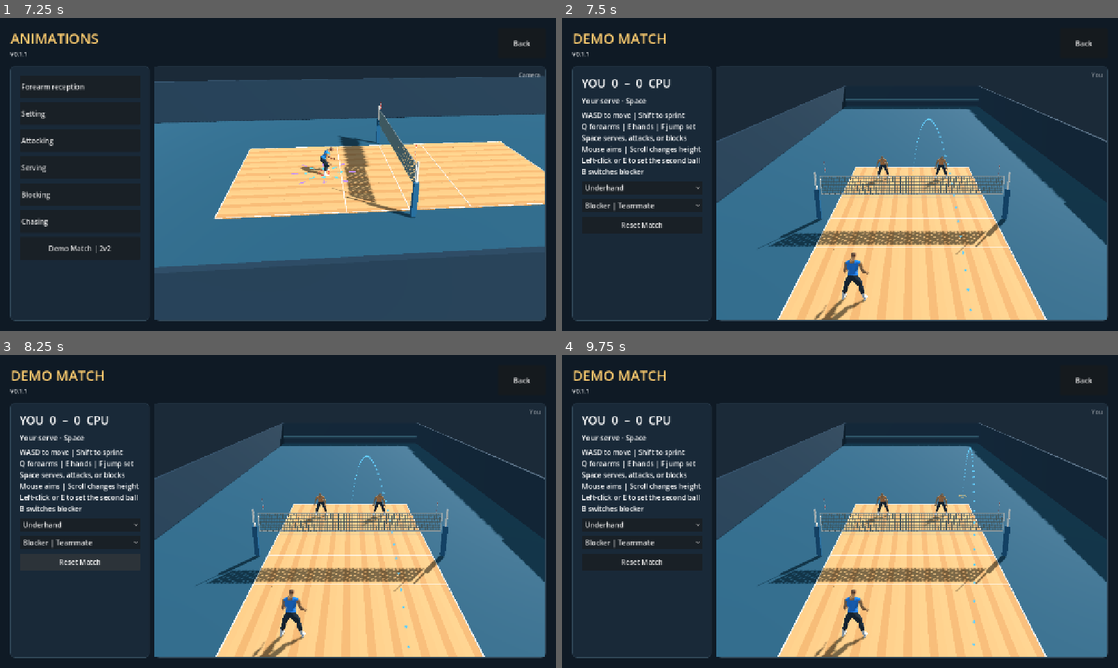
Above: before the commit, frames 1-4 (two rows, left to right).
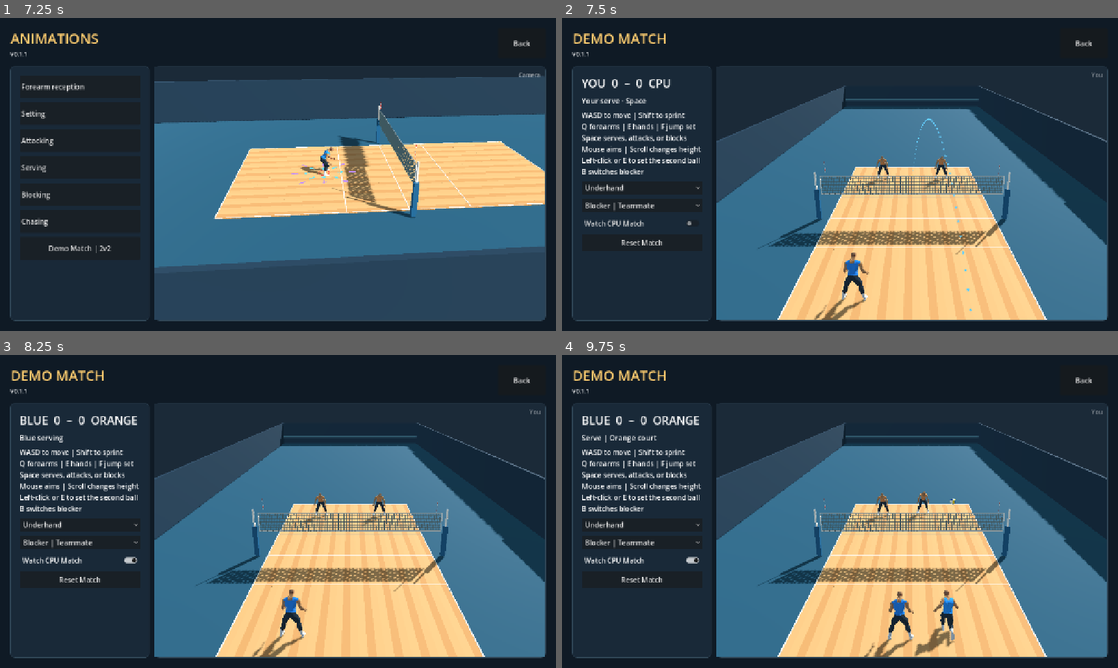
Above: after the commit, the same moments.

Repository: foreandr/volleyball
Game: Godot game, scene res://scenes/main.tscn
Two runs of this game, one before a commit and one after it. Both use one fixed random seed, a clock stepped at 60 frames per second and the inputs below.
Inputs (mouse positions are in pixels of both pictures, inside the frame that each line leads up to):
- Up to frame 1 (7.25 s): click "Story" at 0.5 s; click "Back" at 1.25 s; click "Story" at 2 s; click "New" at 2.75 s; click "Back" at 3.5 s; click "New" at 4.25 s; click "Save" at 5 s; click "Back" at 5.75 s; click "Continue" at 6.5 s
- Up to frame 2 (7.5 s): click "Demo Match | 2v2" at 7.25 s
- Up to frame 3 (8.25 s): click "Reset Match" (after the commit: "Watch CPU Match") at 8 s
- Up to frame 4 (9.75 s): click "Underhand" at 8.75 s; tap Enter at 9.5 s; move the mouse to (962, 495) at 9.52 s; hold Right from 9.53 s (still down); tap Q at 9.6 s; click (962, 495) at 9.67 s

Frame 1 is identical in both runs. In frame 2, 0.3% of the frame differs, in the area x 4-24%, y 64-73%; in frame 3, 0.9%; in frame 4, 2.8%, in the area x 3-75%, y 19-97%.

Commit message:
Add CPU match viewing, floor bounces, and timed jump sets

Diff:
--- a/scripts/setter_jump.gd
+++ b/scripts/setter_jump.gd
@@ -38,6 +38,7 @@
 var approach_plant := false
 var assisted_load_time := APPROACH_LOAD_TIME
 var assisted_height := 0.0
+var standing_load_time := LOAD_TIME
 var approach_lunge := Vector3.ZERO
 var right_foot_start: Vector3
 var left_foot_start: Vector3
@@ -67,6 +68,7 @@
 	heading = travel.normalized() if not travel.is_zero_approx() else actor.basis.z.normalized()
 	approach_lunge = Vector3.ZERO
 	approach_plant = ball_target.is_finite()
+	standing_load_time = LOAD_TIME
 	assisted_load_time = plant_time
 	assisted_height = jump_height
 	lead_step_duration = LEAD_STEP_TIME*tempo
@@ -98,6 +100,12 @@
 		left_plant.y = right_plant.y
 	if not from_sprint: actor.play_action("idle")
 
+func begin_set_jump(actor: Node3D, load: float) -> void:
+	if active: return
+	begin(actor,Vector2.ZERO,Vector3.INF,APPROACH_LOAD_TIME,0.56)
+	standing_load_time = load
+	stride = 0.0
+
 func release() -> void:
 	held = false
 
@@ -105,7 +113,7 @@
 	return air_velocity+heading*(stride*AIR_TRAVEL_FRACTION/air_time)
 
 func load_duration() -> float:
-	return assisted_load_time+lead_time if approach_plant else LOAD_TIME
+	return assisted_load_time+lead_time if approach_plant else standing_load_time
 
 func flight_duration(jump_height: float, assisted: bool) -> float:
 	return FULL_AIR_TIME*sqrt(jump_height/FULL_HEIGHT)*(1.09 if assisted else 1.0)
--- a/scripts/story_animations.gd
+++ b/scripts/story_animations.gd
@@ -264,6 +264,14 @@
 	match_block_choice.focus_mode = Control.FOCUS_NONE
 	content.add_child(match_block_choice)
 	match_block_choice.item_selected.connect(func(index: int): demo_match.set_player_blocks(index == 1))
+	var watch := CheckButton.new()
+	watch.name = "WatchCPUMatch"
+	watch.text = "Watch CPU Match"
+	watch.focus_mode = Control.FOCUS_NONE
+	content.add_child(watch)
+	watch.toggled.connect(func(enabled: bool):
+		demo_match.set_spectator(enabled)
+		preview.grab_focus())
 	content.add_child(button("Reset Match",func():
 		demo_match.reset_match()
 		preview.grab_focus()))
@@ -1855,6 +1863,8 @@
 					demo_match.set_player_blocks(index == 1)
 				KEY_M: StorySession.attack_ball_audio_muted = not StorySession.attack_ball_audio_muted
 				KEY_ESCAPE: open_menu()
+		if event.keycode in [KEY_Q,KEY_E,KEY_I,KEY_F,KEY_B,KEY_M,KEY_ESCAPE]:
+			get_viewport().set_input_as_handled()
 		return
 	if is_instance_valid(blocking_practice) and event is InputEventKey:
 		if event.echo: return
--- a/scripts/volleyball_match.gd
+++ b/scripts/volleyball_match.gd
@@ -54,6 +54,15 @@
 var rallies := 0
 var ready_age := 0.0
 var dead_age := 0.0
+var bounce_origin := Vector3.ZERO
+var bounce_velocity := Vector3.ZERO
+var bounce_end := 0.0
+var spectator := false
+var key_labels: Array[Label3D] = []
+var key_until := [0.0,0.0,0.0,0.0]
+var defender_assignment := [-1,-1]
+var cpu_dump := false
+var jump_set_started := [false,false,false,false]
 var elapsed := 0.0
 var origin := Vector3.ZERO
 var velocity := Vector3.ZERO
@@ -148,6 +157,16 @@
 	player_label.pixel_size = 0.007
 	player_label.no_depth_test = true
 	add_child(player_label)
+	for index in players.size():
+		var key := Label3D.new()
+		key.billboard = BaseMaterial3D.BILLBOARD_ENABLED
+		key.font_size = 42
+		key.outline_size = 13
+		key.pixel_size = 0.0065
+		key.no_depth_test = true
+		key.modulate = Color("ffd278")
+		add_child(key)
+		key_labels.append(key)
 	trajectory = ImmediateMesh.new()
 	trajectory_node = MeshInstance3D.new()
 	trajectory_node.mesh = trajectory
@@ -172,6 +191,18 @@
 func team(index: int) -> int:
 	return index >> 1
 
+func is_human(index: int) -> bool:
+	return index == 0 and not spectator
+
+func set_spectator(value: bool) -> void:
+	if spectator == value: return
+	spectator = value
+	reset_match()
+
+func show_key(index: int, caption: String) -> void:
+	key_labels[index].text = caption
+	key_until[index] = match_clock+0.64
+
 func server_index() -> int:
 	return service_team*2+server_slot[service_team]
 
@@ -188,6 +219,9 @@
 func begin_point() -> void:
 	last_input_at = -INF
 	last_input_technique = -1
+	bounce_end = 0.0
+	key_until = [0.0,0.0,0.0,0.0]
+	defender_assignment = [-1,-1]
 	for index in players.size():
 		var actor := players[index]
 		actor.position = Vector3(-2.1 if index%2 == 0 else 2.1,0.04,-2.6)
@@ -212,7 +246,7 @@
 	ball.hide()
 	aim_ring.hide()
 	trajectory_node.hide()
-	var style: int = serve_style if server_index() == 0 else rallies%SERVES.size()
+	var style: int = serve_style if is_human(server_index()) else rallies%SERVES.size()
 	prepare_serve(style)
 	update_score()
 
@@ -226,19 +260,20 @@
 	frames[side].add_child(serve)
 	var x := -1.6 if index%2 == 0 else 1.6
 	serve.configure(players[index],Vector3(x,0.04,SERVICE_START[style]))
-	serve.aim(Vector3(randf_range(-3.35,3.35),Flight.FLOOR,randf_range(9.2,12.4)) if index != 0 else Vector3(0.0,Flight.FLOOR,10.7))
-	serve.aim_ring.visible = index == 0
-	serve.path_preview.visible = index == 0
+	serve.aim(Vector3(randf_range(-3.35,3.35),Flight.FLOOR,randf_range(9.2,12.4)) if not is_human(index) else Vector3(0.0,Flight.FLOOR,10.7))
+	serve.aim_ring.visible = is_human(index)
+	serve.path_preview.visible = is_human(index)
 	serve_pending = false
-	info.text = ["Your serve · Space","Teammate serving","Opponents serving"][0 if index == 0 else (1 if side == 0 else 2)]
+	info.text = ("Blue serving" if side == 0 else "Orange serving") if spectator else ["Your serve · Space","Teammate serving","Opponents serving"][0 if index == 0 else (1 if side == 0 else 2)]
 
 func set_serve_style(style: int) -> void:
 	serve_style = style
-	if phase == Phase.READY and server_index() == 0 and not serve_pending: prepare_serve(style)
+	if phase == Phase.READY and is_human(server_index()) and not serve_pending: prepare_serve(style)
 
 func set_aim(point: Vector3) -> void:
+	if spectator: return
 	aim_point = point
-	if phase == Phase.READY and server_index() == 0 and not serve_pending and point.z > Net.NET_Z:
+	if phase == Phase.READY and is_human(server_index()) and not serve_pending and point.z > Net.NET_Z:
 		serve.aim(Vector3(clampf(point.x,-7.0,7.0),Flight.FLOOR,clampf(point.z,4.4,16.0)))
 	if phase != Phase.LIVE: return
 	var driver := attackers[0]
@@ -246,10 +281,11 @@
 		driver.swing_aim = frames[0].to_local(point)
 
 func change_arc(amount: float) -> void:
-	if phase == Phase.READY and server_index() == 0 and not serve_pending: serve.change_arc(amount)
+	if phase == Phase.READY and is_human(server_index()) and not serve_pending: serve.change_arc(amount)
 	else: pass_height = clampf(pass_height+amount,3.45,7.0)
 
 func input_space(pressed: bool) -> void:
+	if spectator: return
 	space_held = pressed
 	if phase == Phase.FINISHED: return
 	if phase == Phase.READY and server_index() == 0 and pressed:
@@ -257,10 +293,12 @@
 		return
 	var driver := attackers[0]
 	if driver.enabled and driver.setter == human and driver.stage == driver.Stage.SET:
-		if pressed: driver.queue_jump(Vector2.ZERO)
+		if pressed:
+			driver.queue_jump(Vector2.ZERO)
+			show_key(0,"Space")
 		else: driver.release_approach_jump()
 	elif pressed and player_blocks and phase == Phase.LIVE and receiving_team == 0 and human.position.z >= 2.25:
-		if flight_kind == "spike": start_block(0)
+		if flight_kind in ["spike","dump"] or (flight_kind == "pass" and possession_team == 1 and touches == 1): start_block(0)
 	elif pressed and player_blocks and phase == Phase.LIVE and expected_hitter >= 2 and human.position.z >= 2.25:
 		start_block(0)
 
@@ -269,6 +307,7 @@
 		input_receive(1)
 
 func input_receive(technique: int) -> void:
+	if spectator: return
 	if phase != Phase.LIVE: return
 	var bump := platforms[0]
 	if is_finite(bump.pressed_at):
@@ -278,16 +317,18 @@
 	last_input_technique = technique
 	requested = technique
 	request_age = elapsed
+	next_touch_cue = INF
 	if receiving_team == 0 and not blocks.has(0):
 		queue_receive(0,technique)
 
 func start_serve() -> void:
 	if serve_pending: return
 	serve_pending = true
+	show_key(server_index(),"Space")
 	serve.serve()
 
 func update_score() -> void:
-	score_label.text = "YOU  %d  –  %d  CPU" % [score[0],score[1]]
+	score_label.text = ("BLUE  %d  –  %d  ORANGE" if spectator else "YOU  %d  –  %d  CPU") % [score[0],score[1]]
 
 func award(side: int, reason: String) -> void:
 	if phase != Phase.LIVE: return
@@ -304,13 +345,16 @@
 Space to play again"
 	else:
 		phase = Phase.DEAD
-		info.text = ("Your point" if side == 0 else "CPU point")+" · "+reason
+		var winner := ("Blue point" if side == 0 else "Orange point") if spectator else ("Your point" if side == 0 else "CPU point")
+		info.text = winner+" · "+reason
 
 func reset_receives() -> void:
 	for bump in platforms:
 		bump.reset()
 		bump.hide()
 	cpu_choice = -1
+	cpu_dump = false
+	jump_set_started = [false,false,false,false]
 	next_touch_cue = INF
 	requested = -1
 	request_age = -INF
@@ -339,8 +383,8 @@
 			net_hit.velocity = serve.global_basis*net_hit.velocity
 			if team(from) == 1: net_hit.side = -float(net_hit.side)
 		duration = serve.planned_duration
-	if kind == "spike" or kind == "free": receiving_team = 1-team(from)
-	if kind == "pass" and from == 1 and receiving_team == 0 and match_clock-last_input_at <= 0.35:
+	if kind in ["spike","free","dump"]: receiving_team = 1-team(from)
+	if not spectator and kind == "pass" and from == 1 and receiving_team == 0 and match_clock-last_input_at <= 0.35:
 		requested = last_input_technique
 		request_age = 0.0
 		queue_receive(0,requested)
@@ -348,7 +392,7 @@
 		var side := team(hitter)
 		var frame := frames[side]
 		var shot := choose_shot(hitter)
-		attackers[side].start_set(players[hitter],frame.to_local(origin),frame.global_basis.inverse()*velocity,frame.to_local(set_pin),shot,0.0,hitter != 0 or space_held)
+		attackers[side].start_set(players[hitter],frame.to_local(origin),frame.global_basis.inverse()*velocity,frame.to_local(set_pin),shot,0.0,is_human(hitter) and space_held)
 	ball.global_position = point
 	ball.show()
 
@@ -368,7 +412,7 @@
 	return local.slide(Vector3.UP).normalized()
 
 func choose_shot(index: int) -> Vector3:
-	if index == 0 and aim_point.is_finite() and aim_point.z > Net.NET_Z:
+	if is_human(index) and aim_point.is_finite() and aim_point.z > Net.NET_Z:
 		return Vector3(clampf(aim_point.x,-6.5,6.5),Flight.FLOOR,clampf(aim_point.z,4.5,15.0))
 	var opposite := players[(1-team(index))*2].position.x
 	return Vector3(clampf(opposite+randf_range(-1.8,1.8),-3.9,3.9),Flight.FLOOR,randf_range(8.0,12.3))
@@ -401,7 +445,7 @@
 
 func set_pin_for(index: int) -> Vector3:
 	var frame := frames[team(index)]
-	if index == 0 and aim_point.is_finite():
+	if is_human(index) and aim_point.is_finite():
 		var point := frame.to_local(aim_point)
 		if point.z <= Net.NET_Z: return Vector3(clampf(point.x,-4.6,4.6),0.065,clampf(point.z,-1.6,3.62))
 	var hitter := players[index^1]
@@ -414,13 +458,14 @@
 	bump.hand_setting = technique != 0
 	bump.quick_hand_receive = technique == 1 and (team(index) != possession_team or touches == 0)
 	bump.forearm_setting = team(index) == possession_team and touches == 1
-	bump.green_hand_allowance = 0.50 if index == 0 and bump.forearm_setting else 0.38
-	bump.defensive_hand_dig = flight_kind == "spike"
-	bump.allow_auto_dive = flight_kind != "spike"
+	bump.green_hand_allowance = 0.50 if is_human(index) and bump.forearm_setting else 0.38
+	bump.green_forearm_allowance = 0.48 if is_human(index) else 0.30
+	bump.green_start = 0.0 if is_human(index) else 0.01
+	bump.green_end = 0.78 if is_human(index) else 0.55
+	bump.defensive_hand_dig = flight_kind in ["spike","dump"] and technique == 1
+	bump.allow_auto_dive = flight_kind not in ["spike","dump"]
 	bump.queue_bump(elapsed)
-	if technique == 2 and not set_jumps[index].active:
-		set_jumps[index].front_limit = 3.35
-		set_jumps[index].begin(players[index],Vector2.ZERO)
+	show_key(index,["Q","E","F"][technique])
 
 func aim_receive(index: int) -> void:
 	var bump := platforms[index]
@@ -429,10 +474,10 @@
 	var teammate := players[index^1]
 	var destination := teammate.position
 	destination.z = clampf(destination.z+0.65,-2.7,2.85)
-	if index == 0 and aim_point.is_finite(): destination = frame.to_local(aim_point)
-	elif side == possession_team and touches >= 2: destination = choose_shot(index)
+	if is_human(index) and aim_point.is_finite(): destination = frame.to_local(aim_point)
+	elif side == possession_team and (touches >= 2 or (cpu_dump and index == cpu_choice)): destination = choose_shot(index)
 	bump.destination = Vector2(clampf(destination.x,-6.5,6.5),clampf(destination.z,-6.0,13.0))
-	bump.height = pass_height if index == 0 else (5.05 if side == possession_team and touches == 1 else 4.55)
+	bump.height = pass_height if is_human(index) else (5.05 if side == possession_team and touches == 1 else 4.55)
 
 func receive_contact(index: int, world_point: Vector3, world_motion: Vector3, technique: int) -> void:
 	if frames[team(index)].to_local(world_point).z > Net.NET_Z+0.07: return
@@ -443,10 +488,10 @@
 	var bump := platforms[index]
 	stroke = ["Forearm","Hands","Jump set"][technique]
 	play_touch()
-	if touches == 2 and (bump.destination.y < 4.0 or (index == 0 and technique != 0)):
+	if touches == 2 and not (cpu_dump and index == cpu_choice) and (bump.destination.y < 4.0 or (is_human(index) and technique != 0)):
 		var pin := set_pin_for(index)
 		var apex := maxf(4.15,bump.height)
-		if index == 0:
+		if is_human(index):
 			var error := Bump.Accuracy.sample_offset(Bump.Accuracy.spread(0.0,velocity.length(),spin,StorySession.setting_skill,true))
 			pin += error.slide(Vector3.UP)
 			apex = maxf(3.55,apex+error.y)
@@ -456,7 +501,7 @@
 		return
 	var crossing := (Net.NET_Z-world_point.z)/world_motion.z if absf(world_motion.z)>0.001 else -1.0
 	var over := crossing > 0.0 and crossing < Flight.landing_time(world_point,world_motion)
-	launch(world_point,world_motion,"free" if over else "pass",index)
+	launch(world_point,world_motion,("dump" if touches == 2 and technique != 0 else "free") if over else "pass",index)
 
 func move_cpu(index: int, target: Vector3, delta: float, speed := 5.3) -> void:
 	if index == server_index():
@@ -497,59 +542,71 @@
 	elif point.distance_squared_to(players[first].global_position) <= point.distance_squared_to(players[first+1].global_position):
 		cpu_choice = first
 	else: cpu_choice = first+1
-	if side == 0 and cpu_choice == 0 and side != possession_team and not is_finite(platforms[0].pressed_at):
+	if not spectator and side == 0 and cpu_choice == 0 and side != possession_team and not is_finite(platforms[0].pressed_at):
 		if point.slide(Vector3.UP).distance_to(human.global_position.slide(Vector3.UP)) > 1.65: cpu_choice = 1
 	cpu_technique = (rallies+touches+cpu_choice)%3
-	if flight_kind in ["serve","spike"]: cpu_technique = 0 if (rallies+cpu_choice)%4 != 2 else 1
-	if flight_kind == "spike": cpu_technique = 1 if (rallies+cpu_choice)%5 == 2 else 0
+	if flight_kind in ["serve","spike","dump"]: cpu_technique = 0 if (rallies+cpu_choice)%4 != 2 else 1
+	if flight_kind in ["spike","dump"]: cpu_technique = 1 if (rallies+cpu_choice)%5 == 2 else 0
+	if not is_human(cpu_choice) and side == possession_team and touches == 1 and flight_kind == "pass":
+		var hand_point := frames[side].to_local(path_point(arrival(2.05)))
+		cpu_dump = hand_point.z >= 2.60 and hand_point.z <= 3.62 and (rallies+cpu_choice)%4 == 0
+		if cpu_dump: cpu_technique = 1
 
 func tick_receive(delta: float, previous: float) -> void:
 	if expected_hitter >= 0 and flight_kind == "set":
 		var hitter := expected_hitter
 		var driver := attackers[team(hitter)]
-		if hitter != 0 and driver.enabled and not driver.jump.active:
+		if not is_human(hitter) and driver.enabled and not driver.jump.active:
+			if not driver.approach_space_held:
+				driver.queue_jump(Vector2.ZERO)
+				show_key(hitter,"Space")
 			var pin: Vector3 = driver.rally_set_target
 			pin.z -= 1.25
 			move_cpu(hitter,frames[team(hitter)].to_global(pin),delta)
-		if hitter != 0 or driver.jump.active or not is_finite(platforms[0].pressed_at): return
+		if not is_human(hitter) or driver.jump.active or not is_finite(platforms[0].pressed_at): return
 	if cpu_choice < 0: select_receiver()
 	var index := cpu_choice
-	if receiving_team == 0 and is_finite(platforms[0].pressed_at) and not blocks.has(0): index = 0
+	if not spectator and receiving_team == 0 and is_finite(platforms[0].pressed_at) and not blocks.has(0): index = 0
 	if index < 0 or blocks.has(index): return
 	var frame := frames[team(index)]
 	var bump := platforms[index]
-	var technique := requested if index == 0 else cpu_technique
-	if index == 0 and technique < 0: return
-	if index == 0 and not is_finite(bump.pressed_at) and elapsed-request_age < 0.44: queue_receive(0,technique)
+	var technique := requested if is_human(index) else cpu_technique
+	if is_human(index) and technique < 0: return
+	if is_human(index) and not is_finite(bump.pressed_at) and elapsed-request_age < 0.44: queue_receive(0,technique)
 	var height: float = [1.10,1.92,2.35][technique]
 	if not is_finite(next_touch_cue): next_touch_cue = arrival(height)
 	var cue := next_touch_cue
 	var catch_point := path_point(cue)
 	var actor := players[index]
-	if index != 0:
+	if not is_human(index):
 		var face := toward_incoming(index,catch_point)
 		if face.is_zero_approx(): face = Vector3.BACK
 		var offset := 0.52 if technique == 0 else 0.28
 		if not set_jumps[index].active and not bump.low_save.active:
 			move_cpu(index,catch_point-frame.global_basis*face*offset,delta)
-		if elapsed >= cue-(0.28 if technique == 2 else 0.21): queue_receive(index,technique)
+		if elapsed >= cue-(0.34 if technique == 2 else 0.21): queue_receive(index,technique)
 	if not is_finite(bump.pressed_at): return
+	if technique == 2 and not jump_set_started[index] and cue-elapsed <= 0.29:
+		jump_set_started[index] = true
+		set_jumps[index].front_limit = 3.35
+		set_jumps[index].begin_set_jump(actor,clampf(cue-elapsed-0.13,0.055,0.16))
 	var end := flight_end()
 	var path := func(t: float) -> Vector3: return frame.to_local(path_point(t))
 	var motion := (path_point(minf(end,elapsed+0.003))-path_point(maxf(0.0,elapsed-0.003)))/0.006
 	bump.setter_jumping = set_jumps[index].active
 	aim_receive(index)
-	if index == 0:
+	if is_human(index):
 		bump.show()
 		bump.update_aim()
-	bump.update_attempt(elapsed,previous,end,path,frame.global_basis.inverse()*motion,delta,INF,spin)
+	var timing_cue := cue if is_human(index) and technique == 0 else INF
+	bump.update_attempt(elapsed,previous,end,path,frame.global_basis.inverse()*motion,delta,timing_cue,spin)
 	if is_finite(bump.touch_time):
 		if bump.hand_setting and not is_finite(bump.release_time):
 			ball.global_position = frame.to_global(bump.platform_center())
 			return
 		var touch: Vector3 = bump.release_point if bump.hand_setting else bump.touch
 		receive_contact(index,frame.to_global(touch),frame.global_basis*bump.outgoing,technique)
-	elif index != 0 and not (flight_kind == "spike" and technique == 1) and previous <= cue and elapsed >= cue and catch_point.y > 0.55:
+	elif not is_human(index) and not (flight_kind in ["spike","dump"] and technique == 1) and previous <= cue and elapsed >= cue and catch_point.y > 0.55:
 		var gap := (actor.global_position-catch_point).slide(Vector3.UP).length()
 		if gap <= (0.66 if technique == 0 else 0.46) and cue < end-0.025:
 			var target := {"position":bump.destination,"fit":"height","height":bump.height}
@@ -563,9 +620,10 @@
 	var block := Block.new()
 	block.begin(actor)
 	blocks[index] = block
+	show_key(index,"Space")
 
 func tick_blocks(delta: float, previous: float) -> void:
-	var incoming_spike := flight_kind == "spike"
+	var incoming_spike := flight_kind in ["spike","dump"]
 	for index in blocks.keys():
 		var block = blocks[index]
 		if not block.step(delta,ball.global_position):
@@ -594,28 +652,39 @@
 				return
 
 func position_defense(delta: float) -> void:
-	if flight_kind != "set" or expected_hitter < 0: return
-	var hitter_side := team(expected_hitter)
+	if flight_kind not in ["serve","pass","set","free"]: return
+	var hitter_side := receiving_team
 	var defense_side := 1-hitter_side
+	var frame := frames[defense_side]
 	var driver := attackers[hitter_side]
-	var frame := frames[defense_side]
-	var pin := frames[hitter_side].to_global(driver.rally_set_target)
-	var x := frame.to_local(pin).x
+	var tracking_set := flight_kind == "set" and expected_hitter >= 0
+	var threat := frames[hitter_side].to_global(driver.rally_set_target) if tracking_set else path_point(arrival(2.0))
+	var x := frame.to_local(threat).x
 	var first := defense_side*2
-	var near := first if absf(players[first].position.x-x) < absf(players[first+1].position.x-x) else first+1
-	if defense_side == 0: near = 0 if player_blocks else 1
-	if near != 0 and not blocks.has(near):
+	var near: int = defender_assignment[defense_side]
+	if defense_side == 0 and not spectator:
+		near = 0 if player_blocks else 1
+	elif near < 0:
+		near = first if absf(players[first].position.x-x) < absf(players[first+1].position.x-x) else first+1
+	defender_assignment[defense_side] = near
+	if not is_human(near) and not blocks.has(near):
 		var target := frame.to_global(Vector3(clampf(x,-4.1,4.1),0.04,3.35))
-		move_cpu(near,target,delta,6.1)
-		if absf(players[near].position.x-x) < 0.62 and is_finite(driver.swing_started) and driver.clock-driver.swing_started >= 0.18:
-			start_block(near)
+		move_cpu(near,target,delta,7.3 if players[near].position.z < 2.7 else 6.2)
+		players[near].rotation.y = rotate_toward(players[near].rotation.y,0.0,delta*9.0)
+		var attack_ready: bool = tracking_set and is_finite(driver.swing_started) and driver.clock-driver.swing_started >= 0.16
+		var dump_ready := cpu_dump and flight_kind == "pass" and is_finite(next_touch_cue) and next_touch_cue-elapsed <= 0.29
+		if absf(players[near].position.x-x) < 0.66 and (attack_ready or dump_ready): start_block(near)
 	var deep := near^1
-	if deep != 0 and not blocks.has(deep):
+	if not is_human(deep) and not blocks.has(deep) and not set_jumps[deep].active:
 		move_cpu(deep,frame.to_global(Vector3(-x*0.48,0.04,-2.75)),delta)
 
 func update_player_guide() -> void:
 	player_label.global_position = human.global_position+Vector3.UP*2.17
-	var show_guide := phase == Phase.LIVE or (phase == Phase.READY and server_index() != 0)
+	player_label.visible = not spectator
+	for index in players.size():
+		key_labels[index].global_position = players[index].global_position+Vector3.UP*(2.43 if is_human(index) else 2.18)
+		key_labels[index].visible = match_clock < key_until[index]
+	var show_guide := not spectator and (phase == Phase.LIVE or (phase == Phase.READY and server_index() != 0))
 	trajectory_node.visible = show_guide
 	aim_ring.visible = show_guide
 	if not show_guide: return
@@ -663,6 +732,12 @@
 	if elapsed < flight_end(): return
 	if not StorySession.attack_ball_audio_muted: floor_audio.play()
 	var point := ball.global_position
+	bounce_origin = point
+	var before_impact := path_point(maxf(0.0,flight_end()-0.015))
+	var impact_velocity := (point-before_impact)/0.015
+	bounce_velocity = impact_velocity.slide(Vector3.UP)*0.37
+	bounce_velocity.y = clampf(absf(impact_velocity.y)*0.55,1.85,6.35)
+	bounce_end = Flight.landing_time(bounce_origin,bounce_velocity)
 	var in_bounds := absf(point.x) <= 4.53 and point.z >= -5.03 and point.z <= 13.03
 	if in_bounds:
 		var court_side := 0 if point.z < Net.NET_Z else 1
@@ -673,14 +748,16 @@
 func tick_match(delta: float, controls: RefCounted) -> void:
 	match_clock += delta
 	update_player_guide()
-	if phase == Phase.FINISHED: return
-	if phase == Phase.DEAD:
+	if phase in [Phase.DEAD,Phase.FINISHED]:
 		dead_age += delta
-		if dead_age >= 0.85: begin_point()
+		if bounce_end > 0.0:
+			var time := minf(dead_age,bounce_end)
+			ball.global_position = bounce_origin+bounce_velocity*time+Vector3.DOWN*0.5*Flight.GRAVITY*time*time
+		if phase == Phase.DEAD and dead_age >= maxf(0.85,bounce_end+0.15): begin_point()
 		return
 	if phase == Phase.READY:
 		ready_age += delta
-		if server_index() != 0 and ready_age >= 0.65: start_serve()
+		if not is_human(server_index()) and ready_age >= 0.65: start_serve()
 		if not serve_pending: return
 		serve.step(delta)
 		if not is_finite(serve.contact_clock): return
@@ -718,7 +795,7 @@
 		var jump := set_jumps[index]
 		if jump.active: jump.step(players[index],delta,Vector2.ZERO)
 	var diving: bool = platforms[0].low_save.active and not platforms[0].low_save.finished(elapsed)
-	if not blocks.has(0) and not player_attacking and not serving_human and not set_jumps[0].active and not diving:
+	if not spectator and not blocks.has(0) and not player_attacking and not serving_human and not set_jumps[0].active and not diving:
 		controls.read_pace_input()
 		var motion: Vector2 = controls.movement_input()
 		if server_index() == 0 and motion.length() > 0.05: serve.moved_after_contact = true
@@ -735,6 +812,9 @@
 	if flight_number != current_flight or phase != Phase.LIVE: return
 	check_floor(previous)
 	if phase == Phase.LIVE:
+		if spectator:
+			info.text = "%s | %s court" % [stroke,"Blue" if receiving_team == 0 else "Orange"]
+			return
 		var cue := "Opponent's ball"
 		if receiving_team == 0:
 			cue = "Hold Space to attack" if expected_hitter == 0 else ("Set to your teammate" if possession_team == 0 and touches == 1 and last_player == 1 else "Receive or cover")
